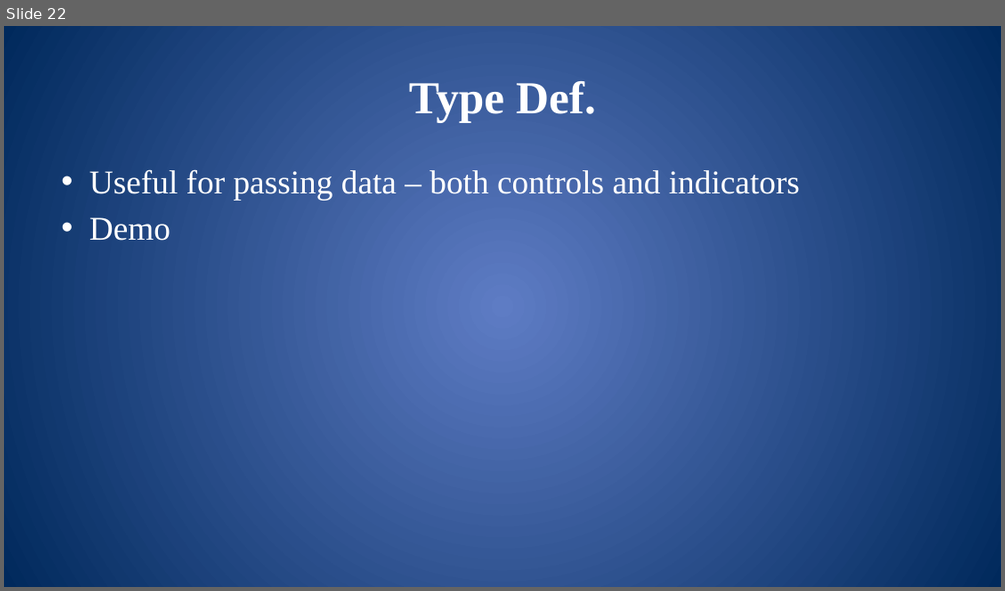
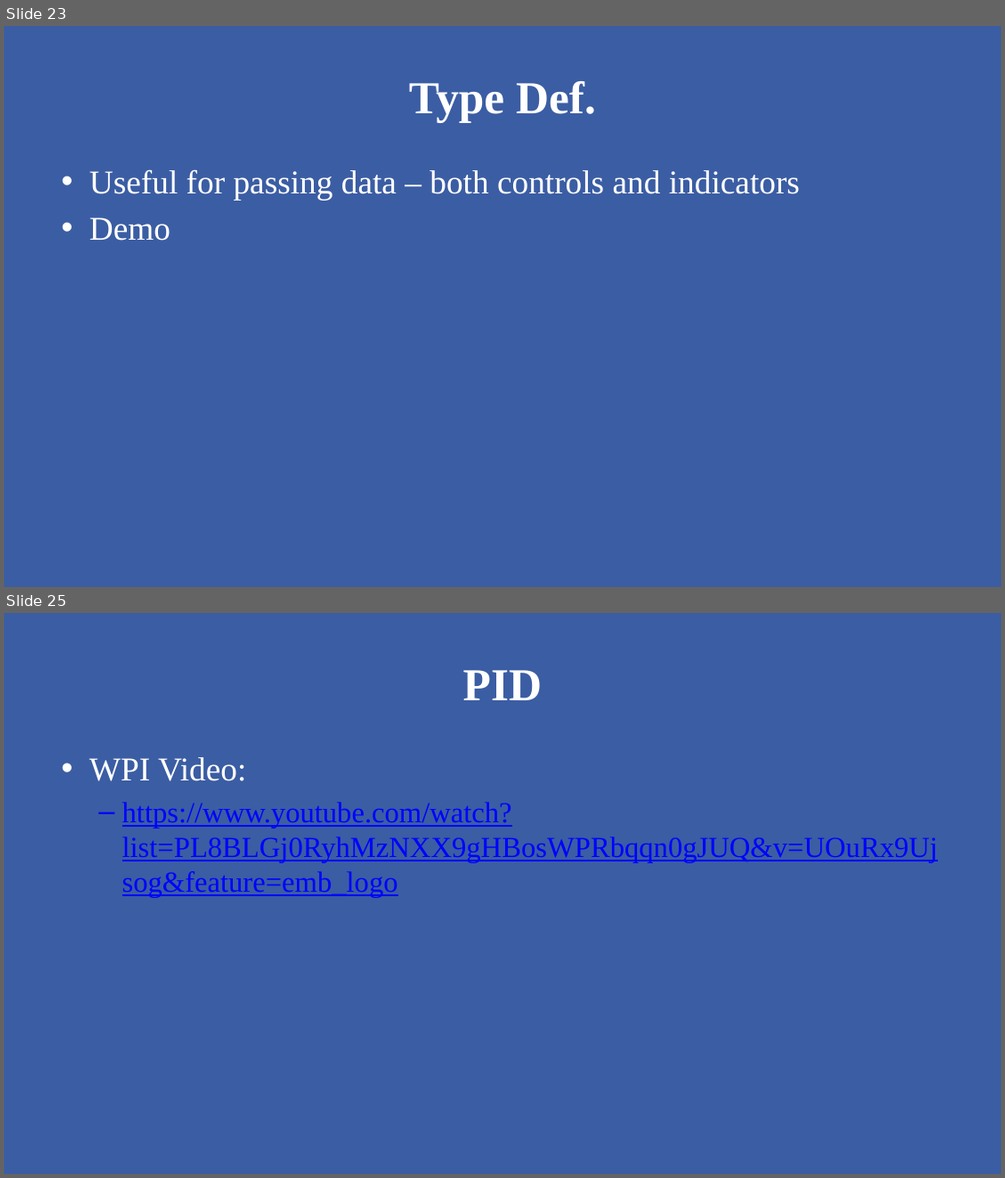
Before and after one commit to mshafer1/frc-labview-workshops, a slide deck: files/2020/LabVIEW_Advanced.pptx. Shown one above the other, each under a label of ours: slide 22 before the commit, slides 23 and 25 after it; the slides between them are not shown. The pictures are 1005x591 and 1005x1178 pixels, drawn with LibreOffice and Linux fonts; fonts in the diff are those of the drawing. Boxes give left, top, right and bottom in pixels: in the first picture for what was removed or moved away, otherwise in the second. Text is boxed around its words. In the diff, an @@ line names an element or a change of style, - is before the commit and + after.

```diff
--- a/files/2020/LabVIEW_Advanced.pptx
+++ b/files/2020/LabVIEW_Advanced.pptx
@@ slide 25 added at [4, 613, 1001, 1174], background gradient #5E7CC5 to #00295C; not listed: 1 template element that a slide beside it also shows @@
@@ title added at [463, 670, 542, 700], 44 pt, text #FFFFFF, bold @@
+PID
@@ text added at [89, 757, 938, 898], 28 pt, text #0000FF, underline @@
+• WPI Video:
+  – https://www.youtube.com/watch?list=PL8BLGj0RyhMzNXX9gHBosWPRbqqn0gJUQ&v=UOuRx9Ujsog&feature=emb_logo
@@ what was slide 22 is now slide 23 @@
@@ slide 23 changed as well @@
@@ rectangle added at [4, 26, 1001, 587], fill #3B5DA3 @@
```
Also in this commit, not shown: 22 other slides changed, 20 other slides added, 1 other file.
